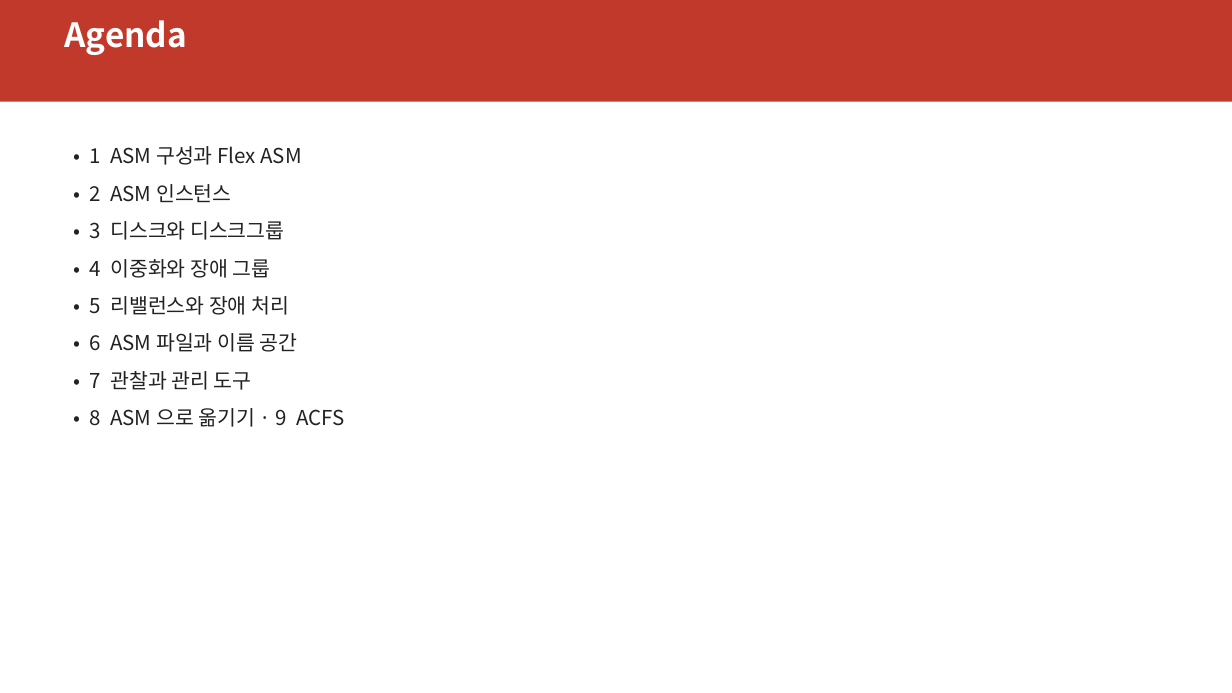
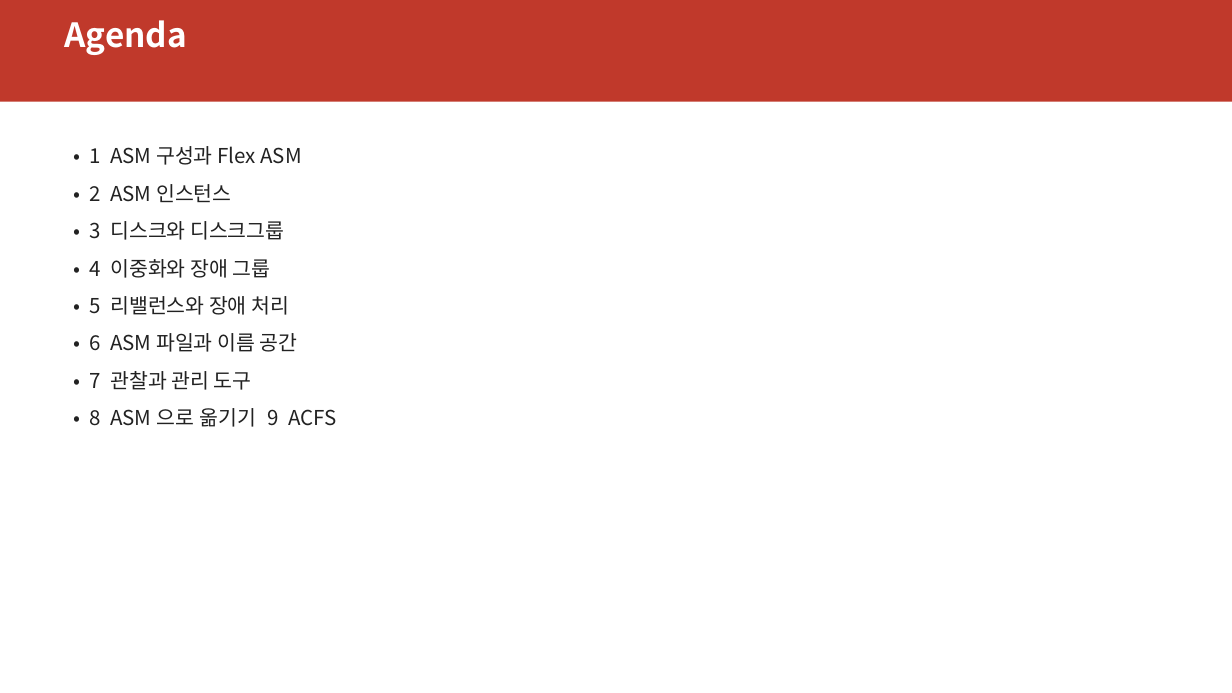
Before and after one commit to elpisk/OracleManual, a slide deck: slide 3 of RAC/5일과정/아키텍처/ASM19c_기술아키텍처.pptx. Drawn at 1232x693 pixels with LibreOffice and Linux fonts; fonts in the diff are those of the drawing. Boxes give left, top, right and bottom in pixels: in the first picture for what was removed or moved away, otherwise in the second. Text is boxed around its words. In the diff, an @@ line names an element or a change of style, - is before the commit and + after.

```diff
--- a/RAC/5일과정/아키텍처/ASM19c_기술아키텍처.pptx
+++ b/RAC/5일과정/아키텍처/ASM19c_기술아키텍처.pptx
@@ text at [90,408,336,427]: text changed @@
-• 8 ASM 으로 옮기기 · 9 ACFS
+• 8 ASM 으로 옮기기 9 ACFS
```
Also in this commit, not shown: 1 other slide changed, 4 slides added, 1 slide removed, 5 other files.
